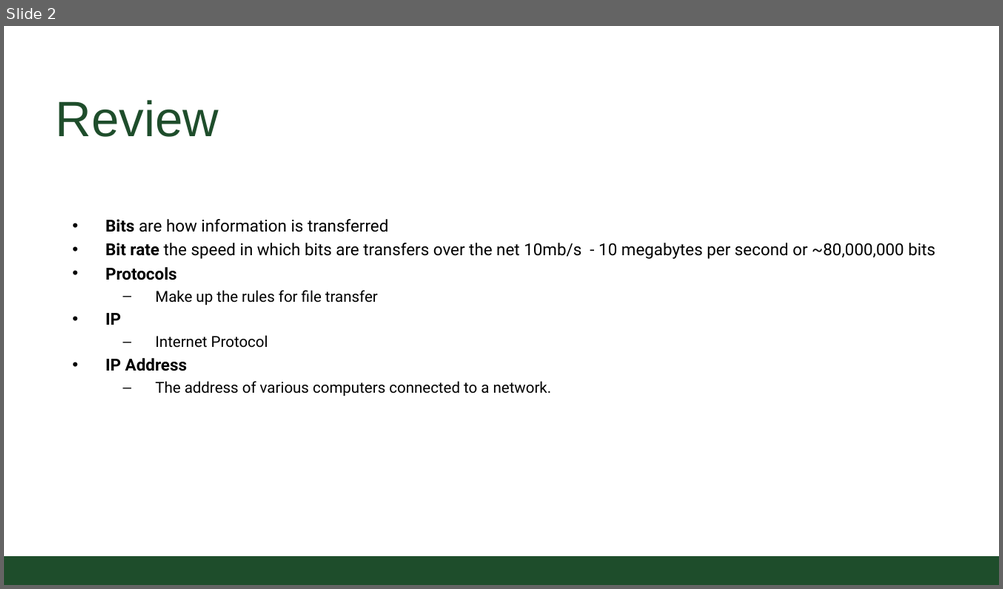
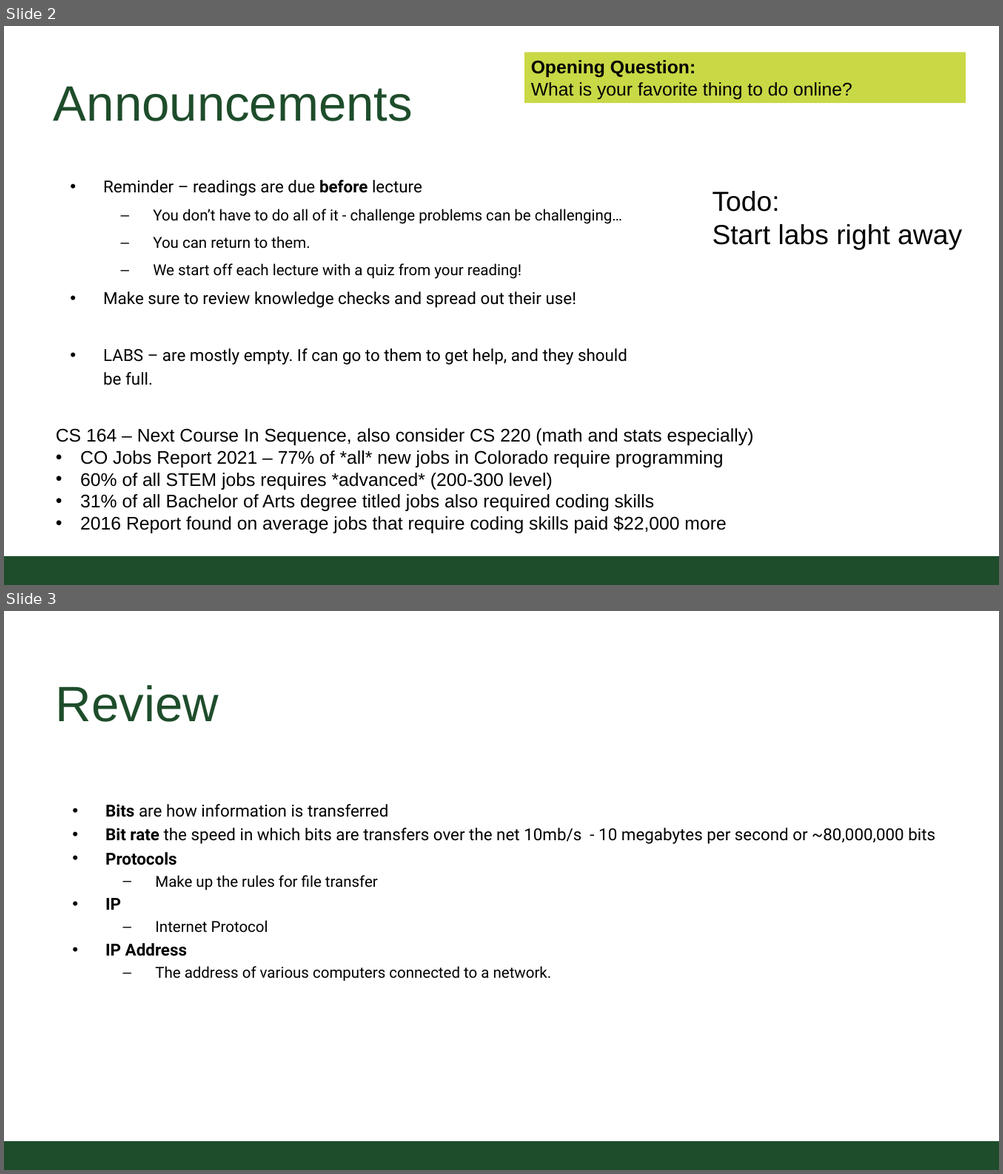
Before and after one commit to CSU-CS150B/handouts, a slide deck: Slides/On-Campus/09_02_SystemOfProtocolsAndMoreLists.pptx. Shown one above the other, each under a label of ours: slide 2 before the commit, slides 2 and 3 after it. The pictures are 1003x589 and 1003x1174 pixels, drawn with LibreOffice and Linux fonts; fonts in the diff are those of the drawing; background and template pictures are left out. Boxes give left, top, right and bottom in pixels: in the first picture for what was removed or moved away, otherwise in the second. Text is boxed around its words. In the diff, an @@ line names an element or a change of style, - is before the commit and + after.

Commit message:
updated with announcement and problems

```diff
--- a/Slides/On-Campus/09_02_SystemOfProtocolsAndMoreLists.pptx
+++ b/Slides/On-Campus/09_02_SystemOfProtocolsAndMoreLists.pptx
@@ slide 2 added at box(4, 26, 999, 585), background #FFFFFF; not listed: 1 template element that a slide beside it also shows @@
@@ rectangle added at box(524, 53, 965, 103), fill #C9D845, 20 pt, text #000000 @@
+Opening Question:
+What is your favorite thing to do online?
@@ title added at box(54, 86, 412, 121), 54.4 pt, text #1E4D2B @@
+Announcements
@@ text added at box(103, 180, 627, 386), 18.1 pt, text #000000 @@
+• Reminder – readings are due before lecture
+  – You don’t have to do all of it - challenge problems can be challenging…
+  – You can return to them.
+  – We start off each lecture with a quiz from your reading!
+• Make sure to review knowledge checks and spread out their use!
+• LABS – are mostly empty. If can go to them to get help, and they should be full.
@@ text added at box(712, 191, 962, 250), 30.2 pt, text #000000 @@
+Todo:
+Start labs right away
@@ text added at box(56, 429, 754, 534), 20 pt, text #000000 @@
+CS 164 – Next Course In Sequence, also consider CS 220 (math and stats especially)
+• CO Jobs Report 2021 – 77% of *all* new jobs in Colorado require programming
+• 60% of all STEM jobs requires *advanced* (200-300 level)
+• 31% of all Bachelor of Arts degree titled jobs also required coding skills
+• 2016 Report found on average jobs that require coding skills paid $22,000 more
@@ what was slide 2 is now slide 3 @@
```
Also in this commit, not shown: 2 other slides added.
